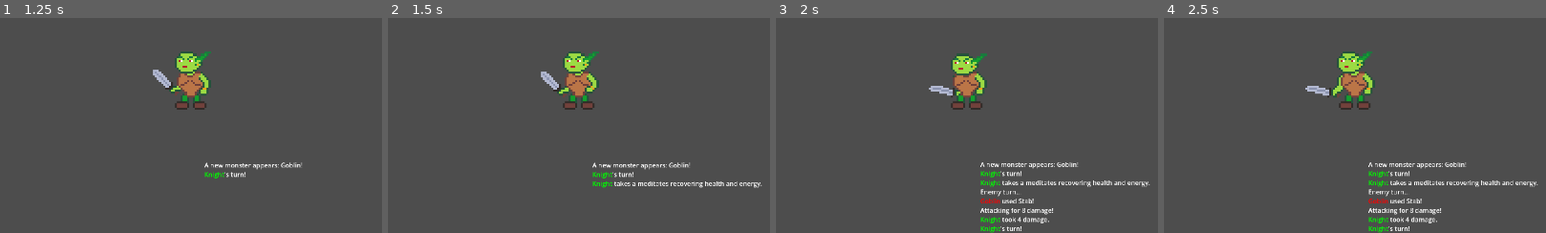
Above: before the commit, frames 1-4 (left to right).
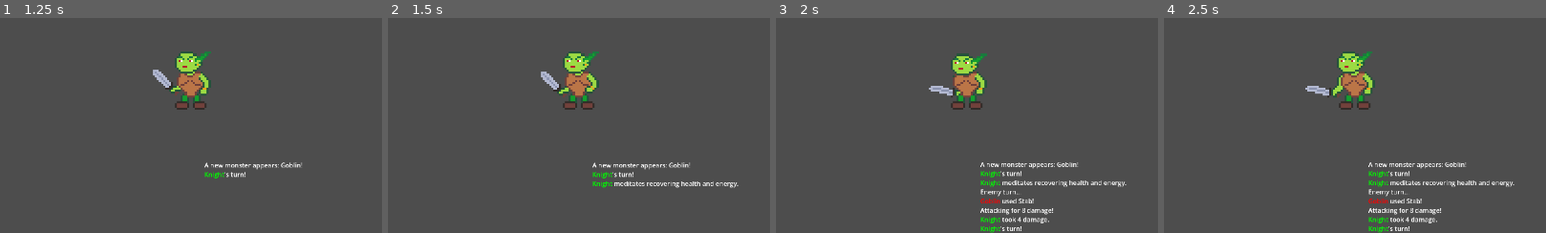
Above: after the commit, the same moments.

Repository: navtges3/PixelValley
Game: Godot game, scene res://scenes/test/battle_tester.tscn
Two runs of this game, one before a commit and one after it. Both use one fixed random seed, a clock stepped at 60 frames per second and the inputs below. This scene is started directly instead of the project's main scene.
Inputs:
- Up to frame 1 (1.25 s): click "Start Battle" at 0.5 s
- Up to frame 2 (1.5 s): click "Meditate" at 1.25 s
- Up to frame 3 (2 s): no input
- Up to frame 4 (2.5 s): click "Use Ability" at 2 s
The pictures show only the part of the screen within x 43-93%, y 50-100%; the shares and areas given below are measured in that part.

Frame 1 is identical in both runs. In frame 2, 0.5% of the frame differs, in the area x 59-98%, y 76-80%; in frame 3, 0.6%, in the area x 59-98%, y 75-79%; in frame 4, 0.6%.

Commit message:
Refactor active effects processing to return output messages and update battle log accordingly

Diff:
--- a/scripts/characters/combatant.gd
+++ b/scripts/characters/combatant.gd
@@ -60,13 +60,14 @@
 	ae.on_apply()
 	return "%s applied.\n" % effect._to_string()
 
-func process_active_effects() -> void:
+func process_active_effects() -> String:
+	var output := ""
 	for ae in active_effects:
-		ae.on_tick()
-
+		output += ae.on_tick()
 	for ae in active_effects.duplicate():
 		if ae.remaining_turns <= 0:
 			active_effects.erase(ae)
+	return output
 
 func _calculate_damage(amount: int, type: Attack.AttackType) -> int:
 	var damage = amount
--- a/scripts/data/active_effect.gd
+++ b/scripts/data/active_effect.gd
@@ -32,36 +32,51 @@
 		Effect.EffectType.DEBUFF_RESISTANCE:
 			target.stat_block.resistance -= effect.strength
 
-func on_tick():
+func on_tick() -> String:
 	remaining_turns -= 1
+	var output := ""
 	match effect.type:
 		Effect.EffectType.HEAL:
 			target.heal(effect.strength)
+			output = "%s regenerates %d HP.\n" % [target.get_colored_name(), effect.strength]
 		Effect.EffectType.ENERGY:
 			target.recover_energy(effect.strength)
+			output = "%s recovers %d energy.\n" % [target.get_colored_name(), effect.strength]
 		Effect.EffectType.POISON:
-			target.take_damage(effect.strength, Attack.AttackType.MAGICAL)
+			var dmg_msg = target.take_damage(effect.strength, Attack.AttackType.MAGICAL)
+			output = "[color=purple]Poison[/color]: %s" % dmg_msg
 	if remaining_turns <= 0:
-		on_expire()
+		output += on_expire()
+	return output
 
-func on_expire():
+func on_expire() -> String:
+	var output := ""
 	match effect.type:
 		Effect.EffectType.BUFF_ATTACK:
 			target.stat_block.attack -= effect.strength
+			output = "%s's Attack boost wore off.\n" % target.get_colored_name()
 		Effect.EffectType.DEBUFF_ATTACK:
 			target.stat_block.attack += effect.strength
+			output = "%s's Attack penalty wore off.\n" % target.get_colored_name()
 		Effect.EffectType.BUFF_MAGIC:
 			target.stat_block.magic -= effect.strength
+			output = "%s's Magic boost wore off.\n" % target.get_colored_name()
 		Effect.EffectType.DEBUFF_MAGIC:
 			target.stat_block.magic += effect.strength
+			output = "%s's Magic penalty wore off.\n" % target.get_colored_name()
 		Effect.EffectType.BUFF_DEFENSE:
 			target.stat_block.defense -= effect.strength
+			output = "%s's Defense boost wore off.\n" % target.get_colored_name()
 		Effect.EffectType.DEBUFF_DEFENSE:
 			target.stat_block.defense += effect.strength
+			output = "%s's Defense penalty wore off.\n" % target.get_colored_name()
 		Effect.EffectType.BUFF_RESISTANCE:
 			target.stat_block.resistance -= effect.strength
+			output = "%s's Resistance boost wore off.\n" % target.get_colored_name()
 		Effect.EffectType.DEBUFF_RESISTANCE:
 			target.stat_block.resistance += effect.strength
+			output = "%s's Resistance penalty wore off.\n" % target.get_colored_name()
+	return output
 
 func _to_string() -> String:
 	return effect._to_string(remaining_turns)
--- a/scripts/systems/battle_manager.gd
+++ b/scripts/systems/battle_manager.gd
@@ -74,7 +74,7 @@
 	if hero.rest_cooldown > 0:
 		return
 	hero.meditate()
-	emit_signal("battle_log_updated", "%s takes a meditates recovering health and energy.\n" % hero.get_colored_name())
+	emit_signal("battle_log_updated", "%s meditates recovering health and energy.\n" % hero.get_colored_name())
 	emit_signal("hero_updated", hero)
 	end_player_turn()
 
@@ -82,7 +82,8 @@
 	if state != BattleState.PLAYER_TURN:
 		return
 	hero.update_cooldown()
-	hero.process_active_effects()
+	var effect_output := hero.process_active_effects()
+	emit_signal("battle_log_updated", effect_output)
 	emit_signal("hero_updated", hero)
 
 	if monster.is_alive():
@@ -125,7 +126,8 @@
 
 func end_enemy_turn() -> void:
 	monster.update_cooldown()
-	monster.process_active_effects()
+	var effect_output := monster.process_active_effects()
+	emit_signal("battle_log_updated", effect_output)
 	emit_signal("monster_updated", monster)
 	if hero.is_alive():
 		start_player_turn()
--- a/scripts/ui/screens/battle_screen.gd
+++ b/scripts/ui/screens/battle_screen.gd
@@ -63,6 +63,8 @@
 	_spawn_monster(monster_ref)
 
 func _spawn_monster(monster_ref: Monster) -> void:
+	for child in $MonsterSlot.get_children():
+		child.queue_free()
 	monster_visual = BATTLE_CHARACTER.instantiate()
 	$MonsterSlot.add_child(monster_visual)
 	monster_visual.set_frames(monster_ref.battle_visual.frames)
@@ -86,6 +88,7 @@
 func _on_monster_slain(monster_name: String) -> void:
 	print("%s was slain!" % monster_name)
 	monster_visual.play_death()
+	await monster_visual.animation_done
 	quest_bar.update_bar()
 	victory_popup.popup_centered()
 
